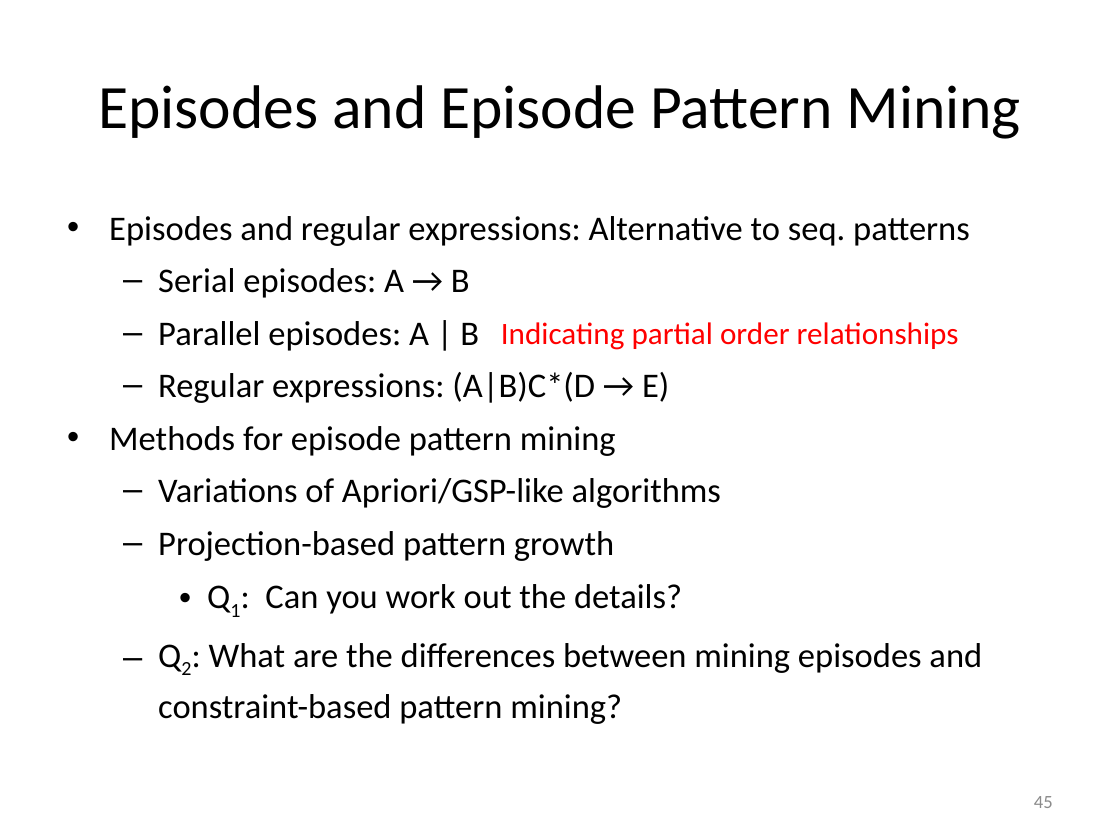
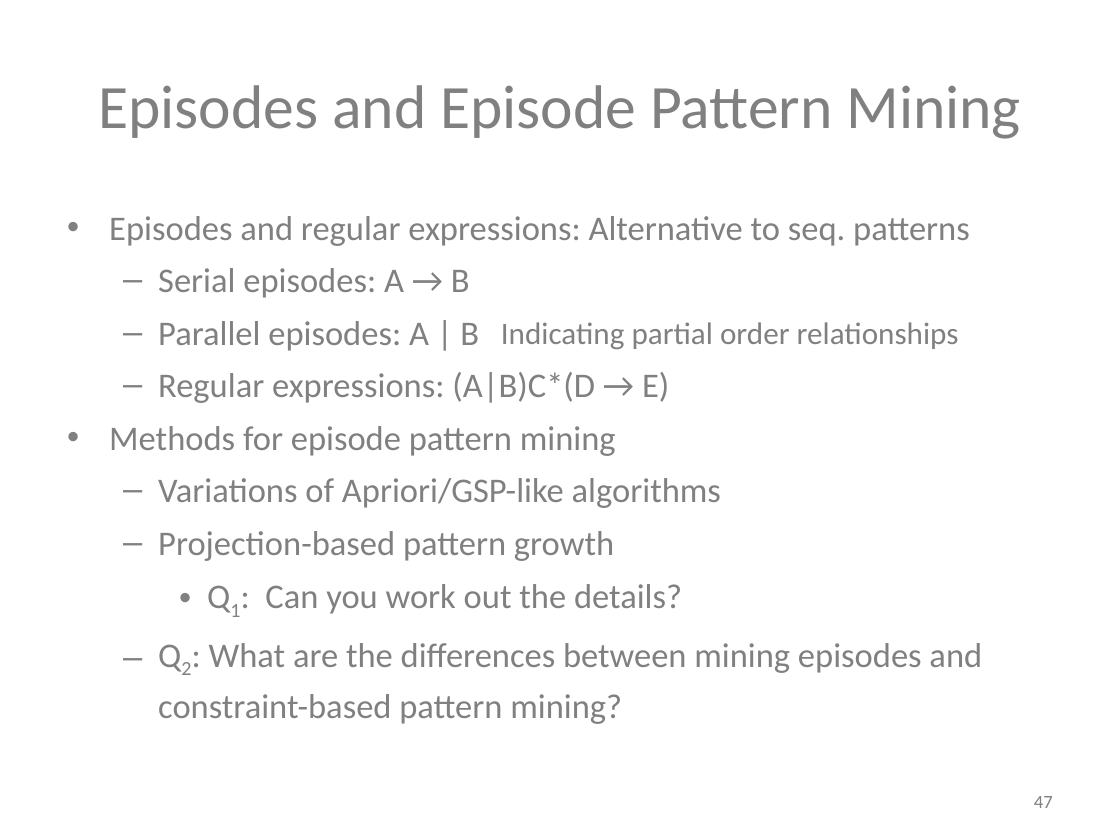
Before and after one commit to mjiang89/mjiang89.github.io, a slide deck: slide 47 of teaching/CS412Summer17-Chapter7.pptx (slide 45 before the commit). Drawn at 1120x840 pixels with LibreOffice and Linux fonts; fonts in the diff are those of the drawing. Boxes give left, top, right and bottom in pixels: in the first picture for what was removed or moved away, otherwise in the second. Text is boxed around its words. In the diff, an @@ line names an element or a change of style, - is before the commit and + after.

```diff
--- a/teaching/CS412Summer17-Chapter7.pptx
+++ b/teaching/CS412Summer17-Chapter7.pptx
@@ title "Episodes and Episode Pattern Mining" at [98, 85, 1020, 139]: text colour #000000 to #808080 @@
@@ text "Episodes and regular expressions: Alternative ..." at [109, 216, 982, 724]: text colour #000000 to #808080 @@
@@ text "Indicating partial order relationships" at [501, 322, 959, 350]: text colour #FF0000 to #808080 @@
@@ page number at [1034, 796, 1053, 808]: text changed; text colour #8C8C8C to #808080 @@
-45
+47
```
Also in this commit, not shown: 20 other slides changed, 2 slides added, 2 other files.
